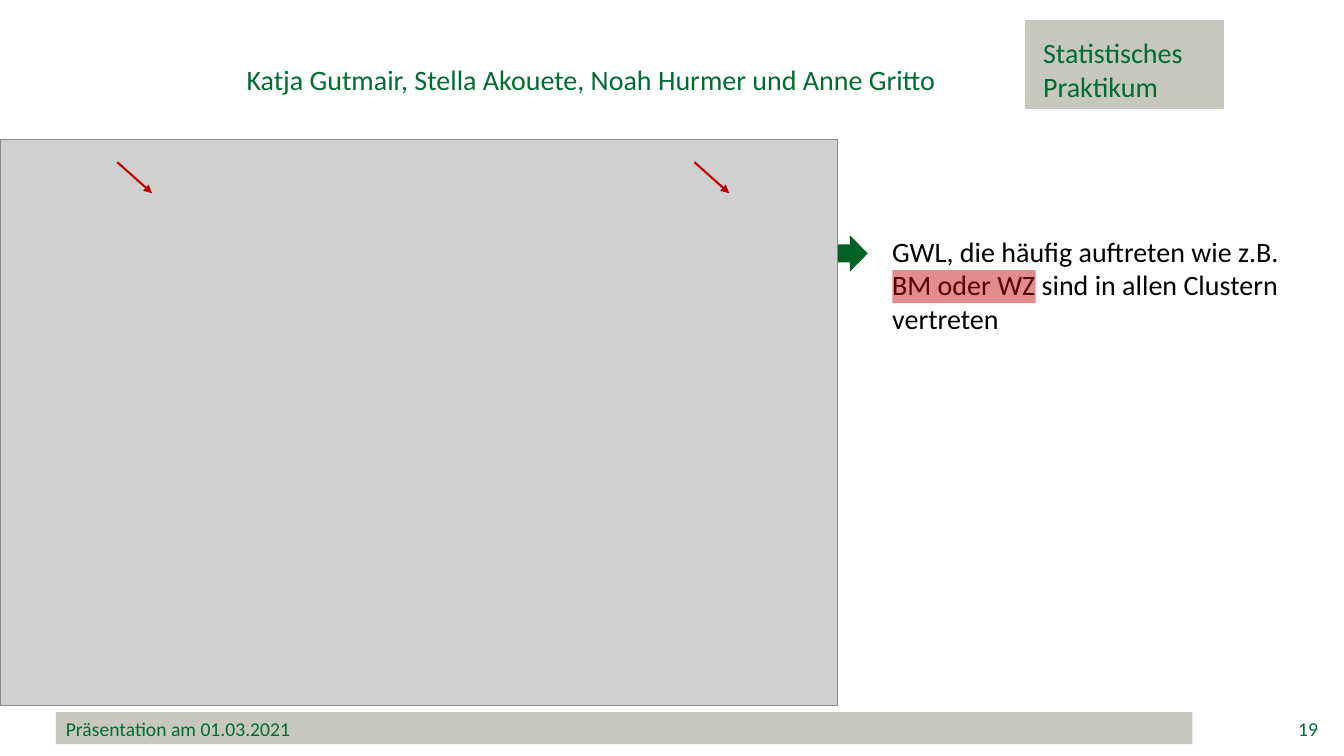
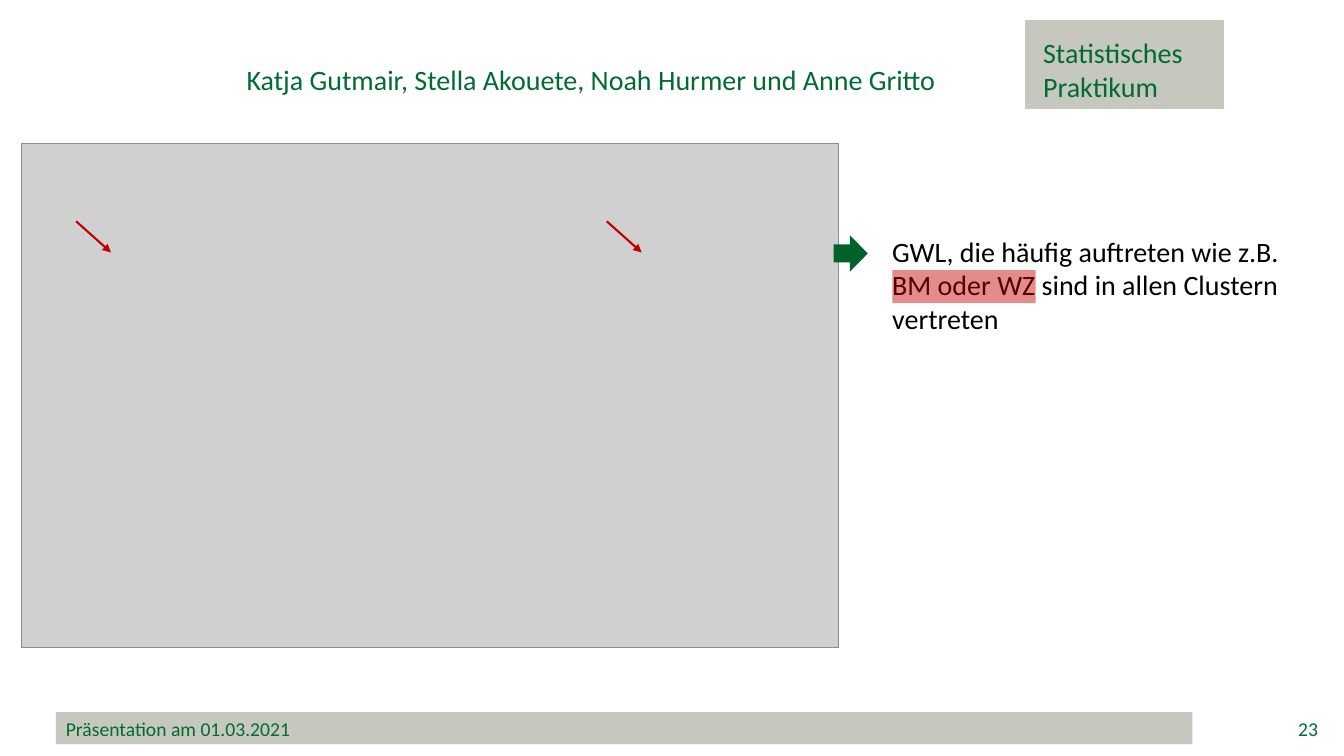
Before and after one commit to minimops/weatherFrog, a slide deck: slide 23 of documentation/ppt/Präsentation.pptx (slide 19 before the commit). Drawn at 1344x756 pixels with LibreOffice and Linux fonts; fonts in the diff are those of the drawing; grey boxes stand for pictures; background and template pictures are left out. Boxes give left, top, right and bottom in pixels: in the first picture for what was removed or moved away, otherwise in the second. Text is boxed around its words. In the diff, an @@ line names an element or a change of style, - is before the commit and + after.

```diff
--- a/documentation/ppt/Präsentation.pptx
+++ b/documentation/ppt/Präsentation.pptx
@@ picture: place and size @@
-picture at [0,140,838,706]
+picture at [21,144,839,648]
@@ arrow moved from (117, 162) - (152, 194) to (77, 222) - (111, 252) @@
@@ arrow moved from (695, 162) - (729, 194) to (607, 222) - (642, 252) @@
@@ page number at [1298,723,1318,736]: text changed @@
-19
+23
```
Also in this commit, not shown: 6 other slides changed, 7 slides added, 10 slides removed, 1 other file.
